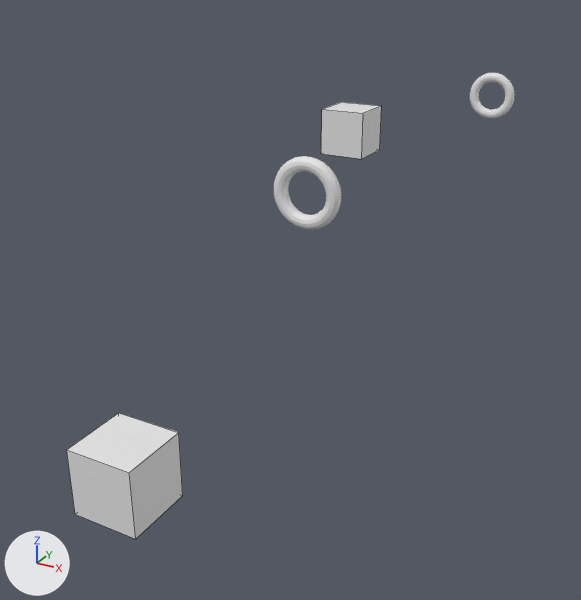
The Blender file core/blender/Levels/Planet Levels/GrassPlane.blend as it was, and as the next commit left it.
Before and after are seen from a 50 mm camera at (12.15, -13.23, 7.58) aimed at (-2.47, 13.35, -5.71). Lighting does not change. The marker at lower left points along +X, +Y and +Z. Mesh edges are drawn as thin lines on the coarser meshes.

The first picture shows 'Gate.000', 'Gate.001', 'GrassPlane', 'changeTimeUpgrade'.
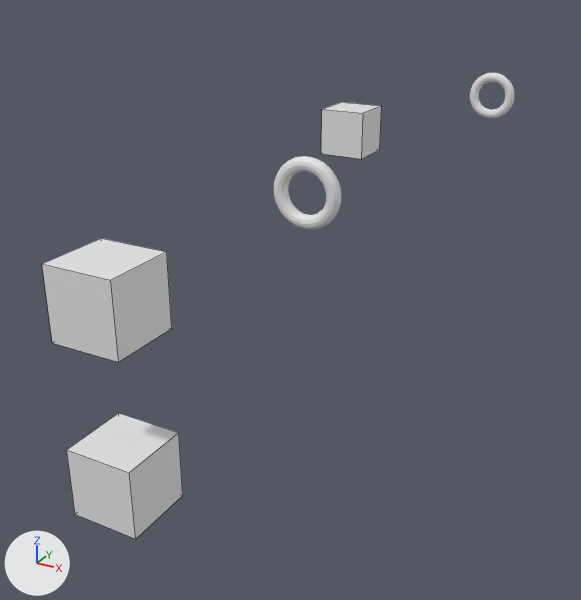
Location of each change, (x1, y1, x2, y2) in pixels of the pictures (581 x 600 px):
```json
{"object": "Level", "change": "added", "after": [42, 238, 172, 362]}
```

Scene script edits in JSON lines:
```json
{"op": "add", "block": "ob_level", "code": ["ob_level = bpy.data.objects.new('Level', me_cube_001.copy())  # the mesh of ob_changetimeupgrade", "ob_level.location = (0.0, 0.0, 0.0)"]}
```
